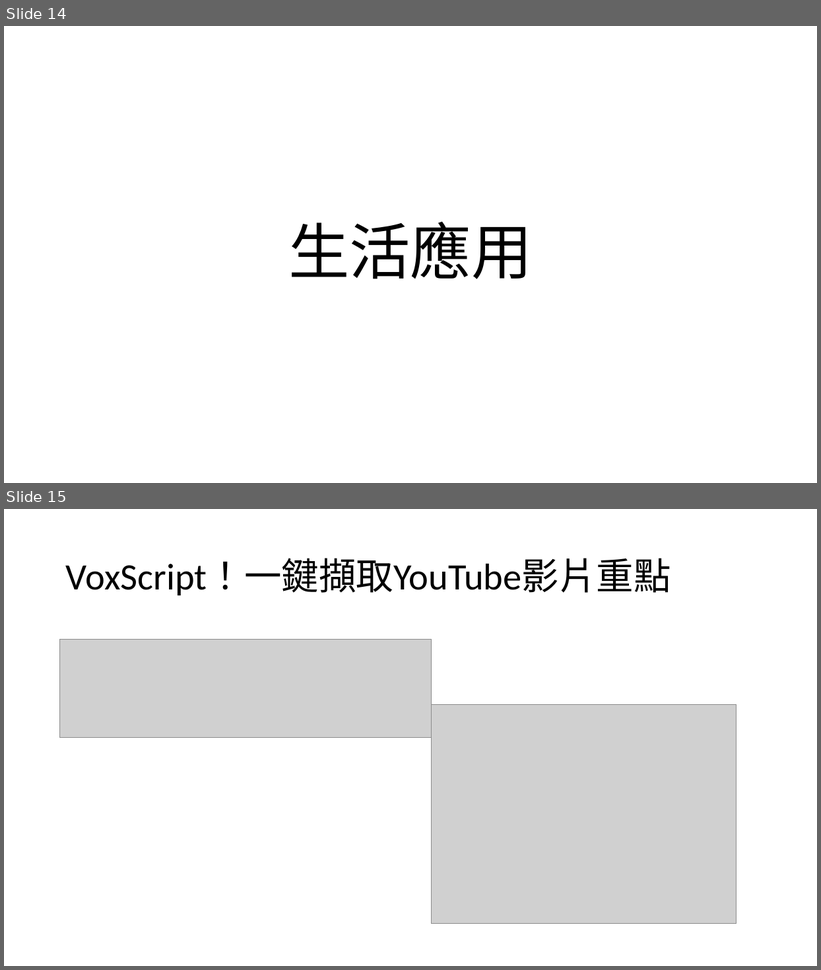
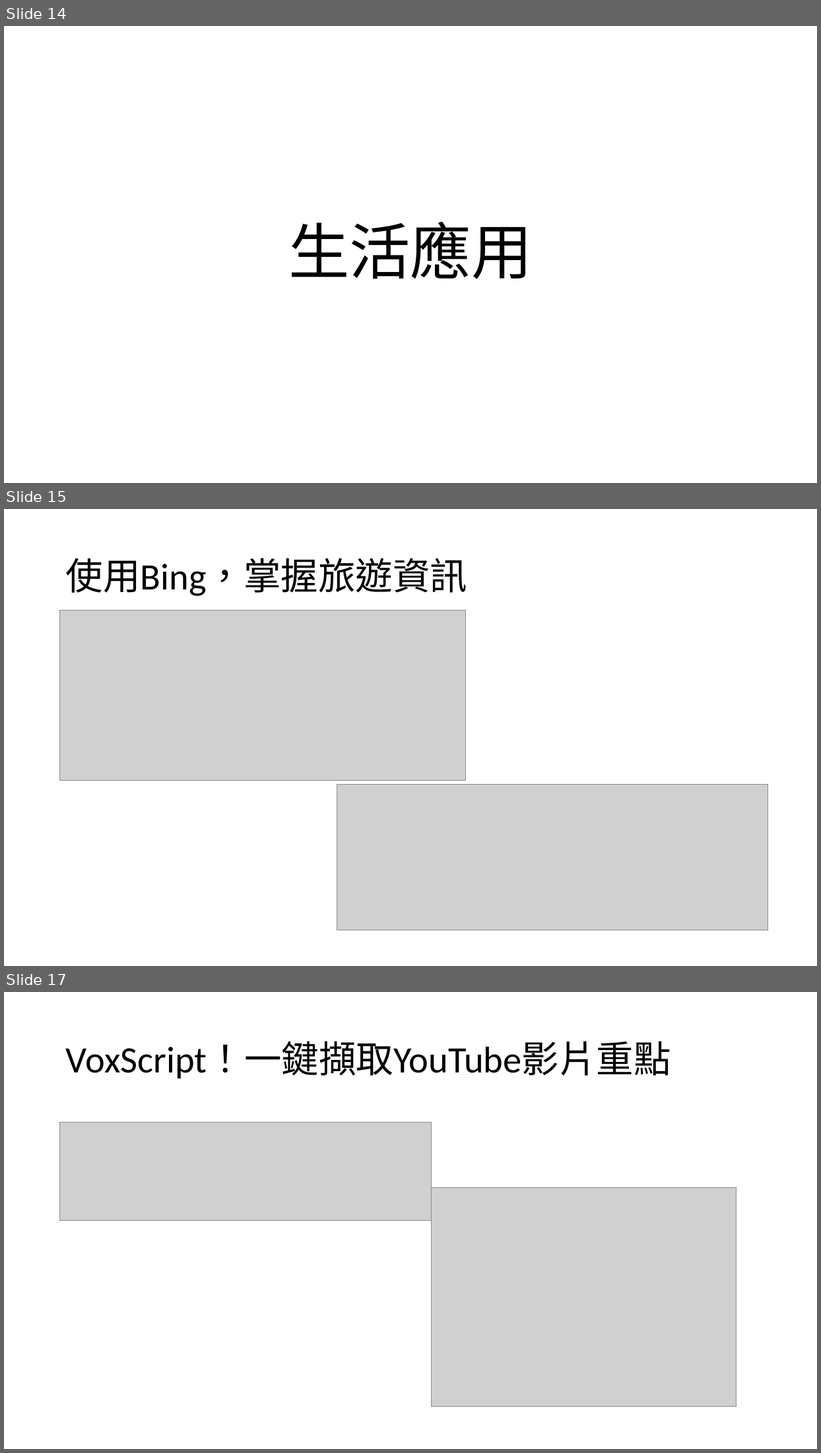
Before and after one commit to 10994015/0927speech, a slide deck: ppt草稿.pptx. Shown one above the other, each under a label of ours: slides 14 and 15 before the commit, slides 14, 15 and 17 after it; the slides between them are not shown. The pictures are 821x970 and 821x1453 pixels, drawn with LibreOffice and Linux fonts; fonts in the diff are those of the drawing; grey boxes stand for pictures. Boxes give left, top, right and bottom in pixels: in the first picture for what was removed or moved away, otherwise in the second. Text is boxed around its words. In the diff, an @@ line names an element or a change of style, - is before the commit and + after.

```diff
--- a/ppt草稿.pptx
+++ b/ppt草稿.pptx
@@ slide 15 added at [4,509,817,966], background #FFFFFF @@
@@ title added at [66,558,467,596], 44 pt, text #000000 @@
+使用Bing，掌握旅遊資訊
@@ picture added at [60,610,466,781] @@
@@ picture added at [337,785,768,931] @@
@@ what was slide 15 is now slide 17 @@
```
Also in this commit, not shown: 2 other slides added.
